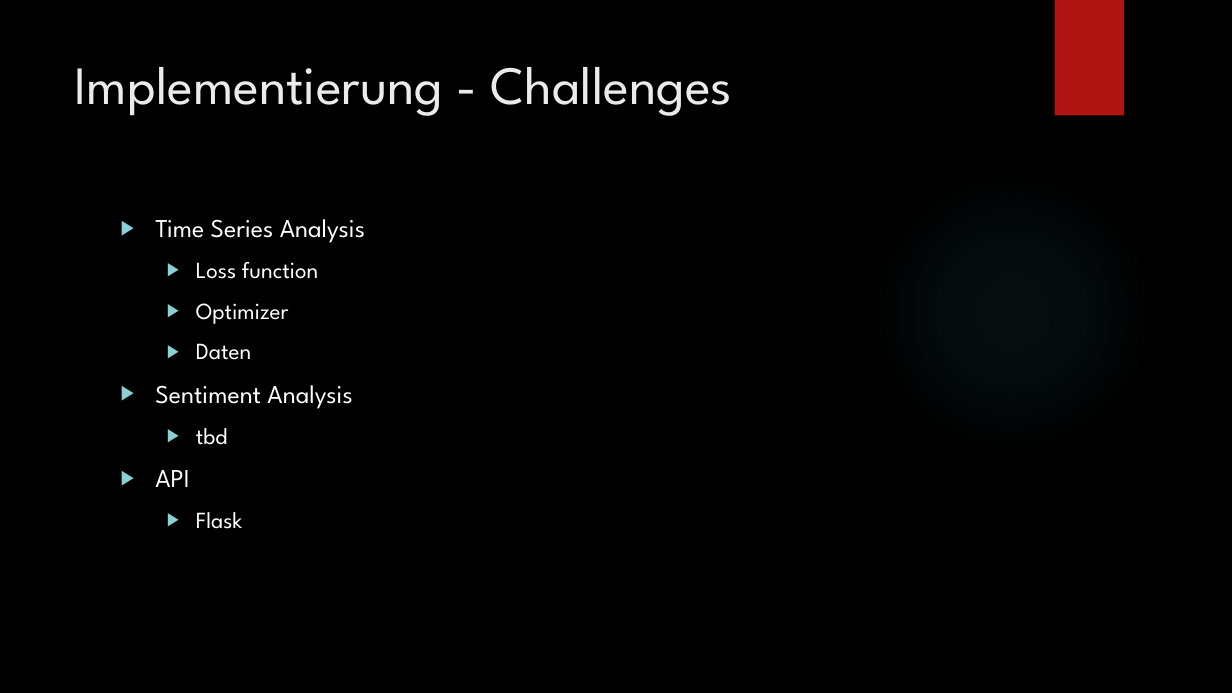
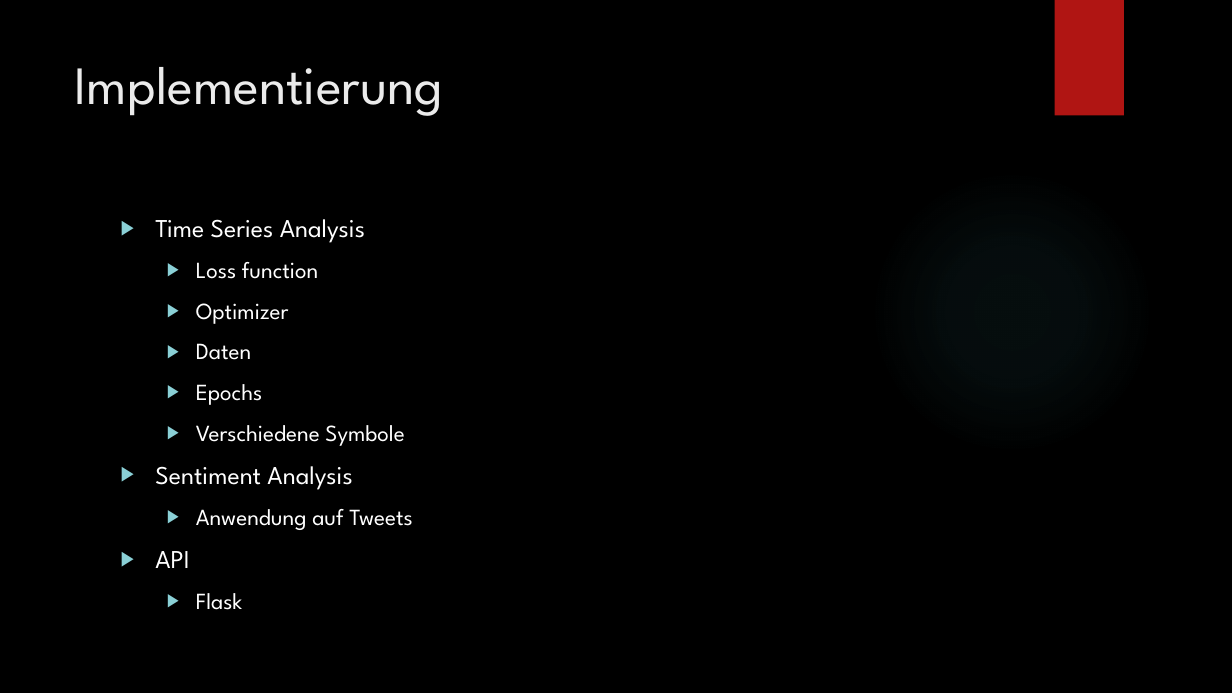
Before and after one commit to lukasbach00/stonktogether, a slide deck: slide 6 of NLP Präsentation.pptx. Drawn at 1232x693 pixels with LibreOffice and Linux fonts; fonts in the diff are those of the drawing; background and template pictures are left out. Boxes give left, top, right and bottom in pixels: in the first picture for what was removed or moved away, otherwise in the second. Text is boxed around its words. In the diff, an @@ line names an element or a change of style, - is before the commit and + after.

```diff
--- a/NLP Präsentation.pptx
+++ b/NLP Präsentation.pptx
@@ title at [75,67,444,116]: text changed @@
-Implementierung - Challenges
+Implementierung
@@ text at [196,384,404,446]: paragraphs added @@
+  ▶ Epochs
+  ▶ Verschiedene Symbole
@@ text at [196,509,413,530]: text changed @@
-  ▶ tbd
+  ▶ Anwendung auf Tweets
```
Also in this commit, not shown: 7 other slides changed, 2 slides removed, 1 other file.
